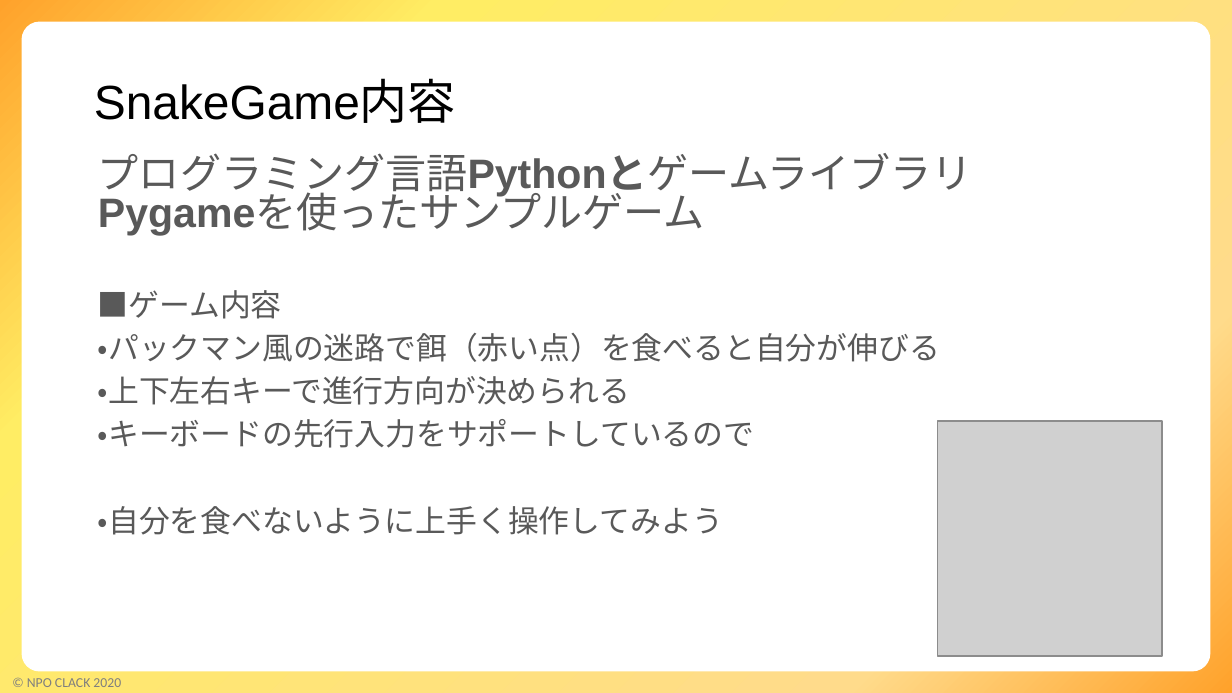
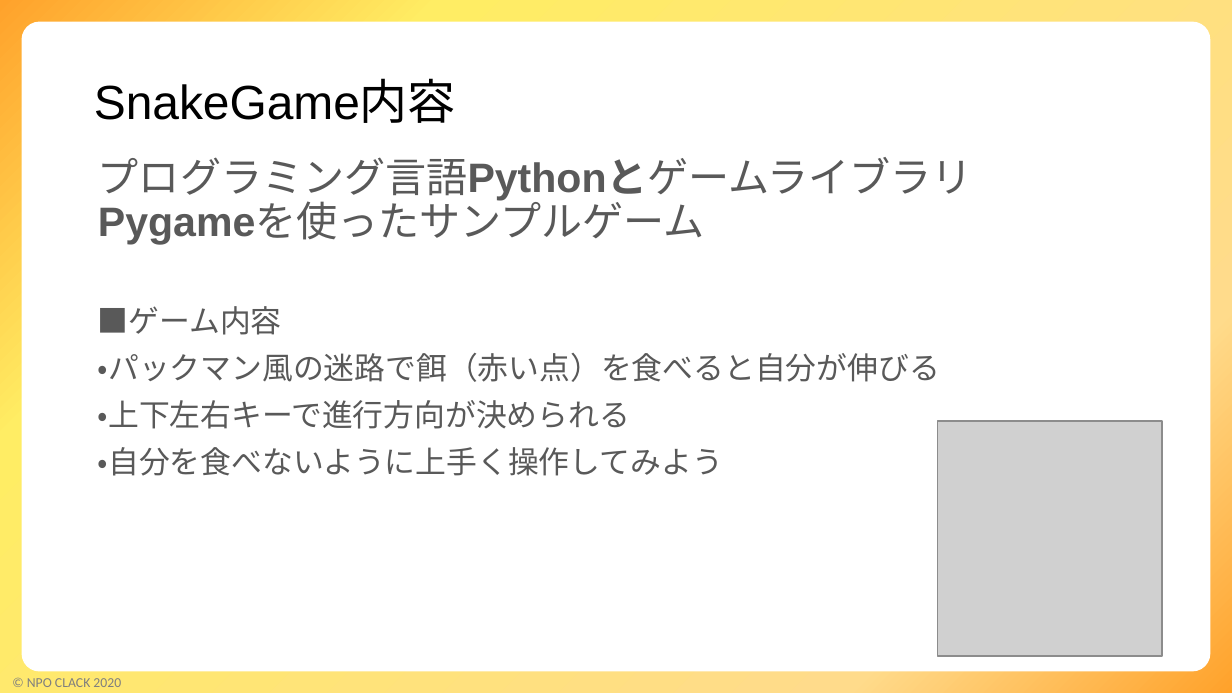
Before and after one commit to kinta2kunte/SnameGame, a slide deck: slide 2 of SnakeGame解説.pptx (slide 3 before the commit). Drawn at 1232x693 pixels with LibreOffice and Linux fonts; fonts in the diff are those of the drawing; grey boxes stand for pictures; background and template pictures are left out. Boxes give left, top, right and bottom in pixels: in the first picture for what was removed or moved away, otherwise in the second. Text is boxed around its words. In the diff, an @@ line names an element or a change of style, - is before the commit and + after.

```diff
--- a/SnakeGame解説.pptx
+++ b/SnakeGame解説.pptx
@@ text "プログラミング言語PythonとゲームライブラリPygameを使ったサンプルゲーム" at <box>98,157,973,476</box>: line spacing 0.8 to 0.9 @@
@@ text at <box>98,419,754,448</box>: paragraph removed @@
-・キーボードの先行入力をサポートしているので
```
Also in this commit, not shown: 6 other slides changed, 1 slide removed, 1 other file.
